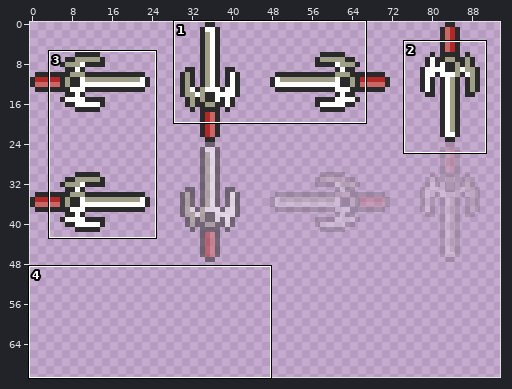
Sprite sheet: data/sprites/enemies/projectiles/sai.png. Above: a wide view before the commit, with the close-up outlined.
Close-up. First the earlier version:
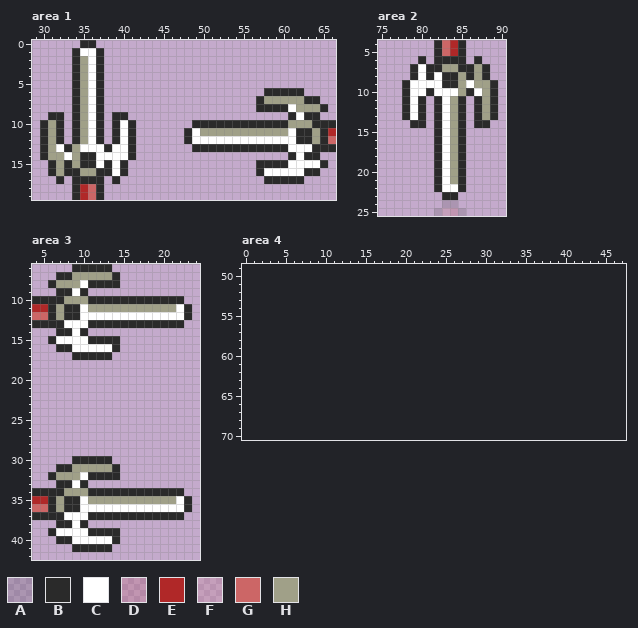
The file is 96x48 pixels. Shown: area 1: x 29..66, y 0..19; area 2: x 75..90, y 4..25; area 3: x 4..24, y 6..42; area 4: x 0..47, y 49..70. The old version is drawn lined up with the new one, on the new canvas. The wide view leaves out empty margins.
Palette (. is transparent): A #2a2a2a2a  B #2a2a2a  C #ffffff  D #b028282a  E #b02828  F #cc66662a  G #cc6666  H #a0a088
The same view after the edit:
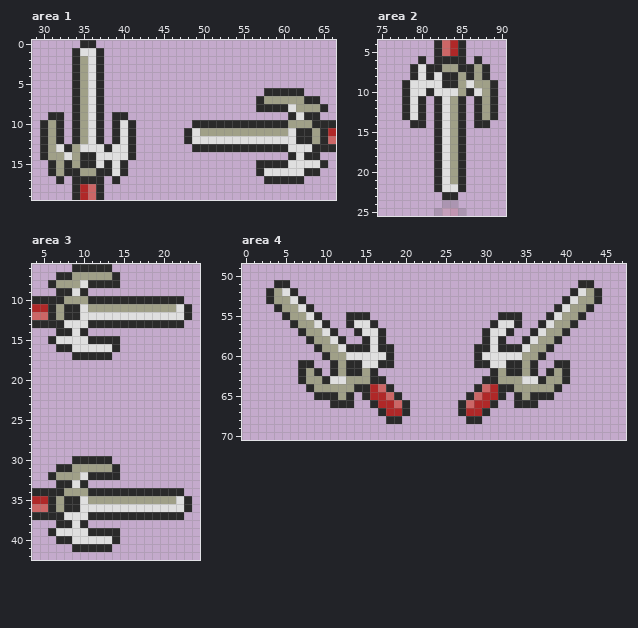
Diff:
{"change": "canvas 96x48 -> 192x71"}
{"colour":"C","old":"#ffffff","new":"#dfdfdf"}
{"where": "area 4"}
{"y":51,"x":4,"old":"..","new":"BB"}
{"y":51,"x":42,"old":"..","new":"BB"}
{"y":52,"x":3,"old":"....","new":"BHCB"}
{"y":52,"x":41,"old":"....","new":"BCHB"}
{"y":53,"x":3,"old":".....","new":"BHHCB"}
{"y":53,"x":40,"old":".....","new":"BCHHB"}
{"y":54,"x":4,"old":".....","new":"BHHCB"}
{"y":54,"x":39,"old":".....","new":"BCHHB"}
{"y":55,"x":5,"old":".....","new":"BHHCB"}
{"y":55,"x":13,"old":"...","new":"BBB"}
{"y":55,"x":32,"old":"...","new":"BBB"}
{"y":55,"x":38,"old":".....","new":"BCHHB"}
{"y":56,"x":6,"old":".....","new":"BHHCB"}
{"y":56,"x":13,"old":"....","new":"BCCB"}
{"y":56,"x":31,"old":"....","new":"BCCB"}
{"y":56,"x":37,"old":".....","new":"BCHHB"}
{"y":57,"x":7,"old":".....","new":"BHHCB"}
{"y":57,"x":14,"old":"....","new":"BCCB"}
{"y":57,"x":30,"old":"....","new":"BCCB"}
{"y":57,"x":36,"old":".....","new":"BCHHB"}
{"y":58,"x":8,"old":".....","new":"BHHCB"}
{"y":58,"x":15,"old":"...","new":"BCB"}
{"y":58,"x":30,"old":"...","new":"BCB"}
{"y":58,"x":35,"old":".....","new":"BCHHB"}
{"y":59,"x":9,"old":"..........","new":"BHHCBBBCBB"}
{"y":59,"x":29,"old":"..........","new":"BBCBBBCHHB"}
{"y":60,"x":10,"old":".........","new":"BHHCCCCCB"}
{"y":60,"x":29,"old":".........","new":"BCCCCCHHB"}
{"y":61,"x":7,"old":"..","new":"BB"}
{"y":61,"x":11,"old":"........","new":"BHBBCCBB"}
{"y":61,"x":29,"old":"........","new":"BBCCBBHB"}
{"y":61,"x":39,"old":"..","new":"BB"}
{"y":62,"x":7,"old":"...","new":"BHB"}
{"y":62,"x":11,"old":"......","new":"BHBBHB"}
{"y":62,"x":31,"old":"......","new":"BHBBHB"}
{"y":62,"x":38,"old":"...","new":"BHB"}
{"y":63,"x":7,"old":"...........","new":"BHHBCCHHHBB"}
{"y":63,"x":30,"old":"...........","new":"BBHHHCCBHHB"}
{"y":64,"x":8,"old":"...........","new":"BHHHHHBBEGB"}
{"y":64,"x":29,"old":"...........","new":"BGEBBHHHHHB"}
{"y":65,"x":9,"old":".....","new":"BBBHB"}
{"y":65,"x":15,"old":".....","new":"BEEGB"}
{"y":65,"x":28,"old":".....","new":"BGEEB"}
{"y":65,"x":34,"old":".....","new":"BHBBB"}
{"y":66,"x":11,"old":"...","new":"BBB"}
{"y":66,"x":16,"old":".....","new":"BEEGB"}
{"y":66,"x":27,"old":".....","new":"BGEEB"}
{"y":66,"x":34,"old":"...","new":"BBB"}
{"y":67,"x":17,"old":"....","new":"BEEB"}
{"y":67,"x":27,"old":"....","new":"BEEB"}
{"y":68,"x":18,"old":"..","new":"BB"}
{"y":68,"x":28,"old":"..","new":"BB"}
{"label":"changed","picture_box":[56,48,128,176]}
{"label":"changed","picture_box":[192,104,320,176]}
{"label":"changed","picture_box":[410,64,482,192]}
{"label":"changed","picture_box":[56,280,184,352]}
{"label":"changed","picture_box":[56,472,184,544]}
{"label":"added","picture_box":[266,280,410,424]}
{"label":"added","picture_box":[458,280,602,424]}
